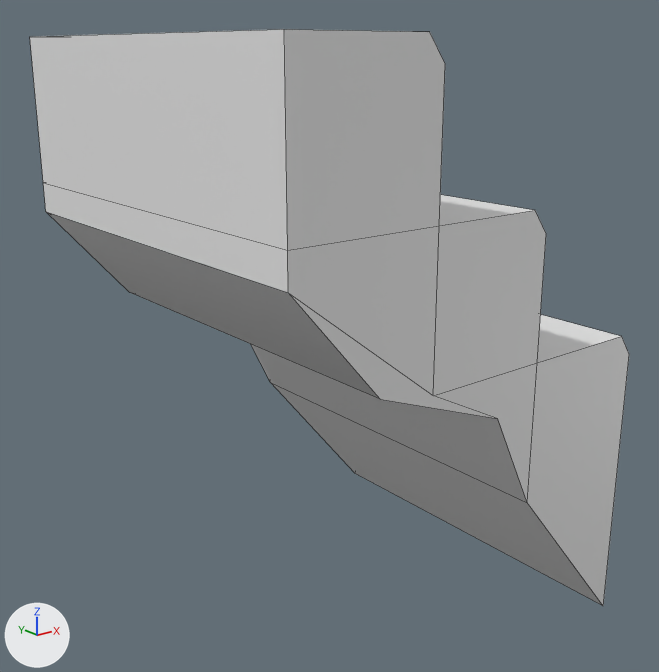
The FBX model GMTK2022/Assets/3D Assets/modules/1x1slope.FBX as it was, and as the next commit left it.
The view is the same before and after, from a camera (50 mm lens) standing at (-1.348, -1.668, 0.97) and looking at (0.002, 0.02, 0.295). Arrows for +X, +Y and +Z are at lower left; the lights stay in place. Mesh edges are drawn as thin lines. Where no turn or scale is listed for an object, it has been applied to the vertices.

The older version as bpy lines, for what is in view:
```python
me_mesh = bpy.data.meshes.new('Mesh')
me_mesh.from_pydata(...)  # 32 vertices, 27 faces; spans x -0.5..0.5, y -0.5..0.5, z -0.412..1.0
# before: 0 (0.5, -0.5, -0.412) at pixel (603, 606), 1 (0.5, 0.5, -0.412) at pixel (355, 473), 2 (-0.294, -0.5, 0.358) at pixel (380, 399), 3 (-0.294, 0.5, 0.358) at pixel (129, 292), 4 (0.154, 0.5, 0.0) at pixel (270, 382)
# before: 5 (0.154, -0.5, 0.0) at pixel (527, 502), 6 (0.038, 0.5, 0.233), 7 (0.038, -0.5, 0.233) at pixel (497, 418), 10 (0.154, 0.5, 0.332), 11 (-0.157, 0.5, 0.332)
# before: 12 (-0.5, 0.5, 0.594) at pixel (45, 211), 13 (-0.5, -0.5, 0.594) at pixel (288, 292), 14 (-0.157, -0.5, 0.332) at pixel (433, 395), 15 (0.154, -0.5, 0.332) at pixel (537, 362)
ob_box005 = bpy.data.objects.new('Box005', me_mesh)
ob_box005.location = (0.0, 0.0, 0.0)
```
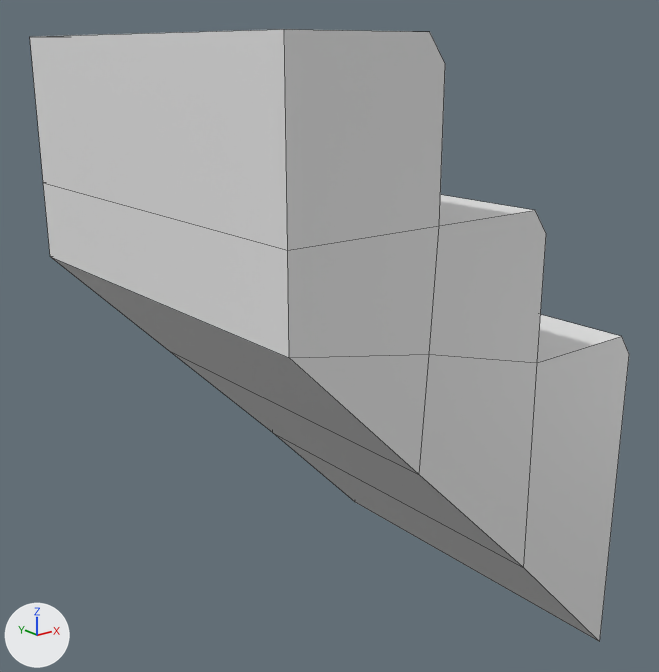
Pixel boxes [x1, y1, x2, y2] of what changed, in the pictures (659 x 672 px; the box of a moved part takes in the faces that stretch with it):
'Box005', reshaped (6% taller): before [30, 29, 629, 606]; after [30, 29, 629, 642]
part 1 of me_mesh, moved or reshaped: before [45, 205, 604, 606]; after [45, 205, 604, 642]

What the commit changed:
me_mesh has 32 vertices, 27 faces and spans x -0.5..0.5, y -0.5..0.5, z -0.412..1.0.
me_mesh is used by ob_box005; location (0.0, 0.0, 0.0).
Verts and faces of me_mesh; kept vertices keep their numbers, new ones are numbered from 32.
Part 1, on me_mesh:
Vertices deleted: 2, 3, 6, 7 (with the faces that use them).
Vertex 0 moves to (0.5, -0.5, -0.521), pixel (599, 641).
Vertex 1 moves to (0.5, 0.5, -0.521), pixel (355, 502).
Vertex 4 moves to (0.16, 0.5, -0.168), pixel (272, 432).
Vertex 5 moves to (0.16, -0.5, -0.168), pixel (523, 567).
Vertex 11 moves to (-0.172, 0.5, 0.42).
Vertex 14 moves to (-0.172, -0.5, 0.42), pixel (429, 354).
Vertex 12 moves to (-0.5, 0.5, 0.482), pixel (50, 256).
Vertex 13 moves to (-0.5, -0.5, 0.482), pixel (289, 357).
New vertex 32 is at (-0.188, 0.5, 0.174), pixel (168, 350).
New vertex 33 is at (-0.188, -0.5, 0.174), pixel (419, 474).
New faces: (4, 32, 11, 10), (11, 32, 12), (12, 32, 33, 13), (13, 33, 14), (5, 15, 14, 33), (4, 5, 33, 32).
